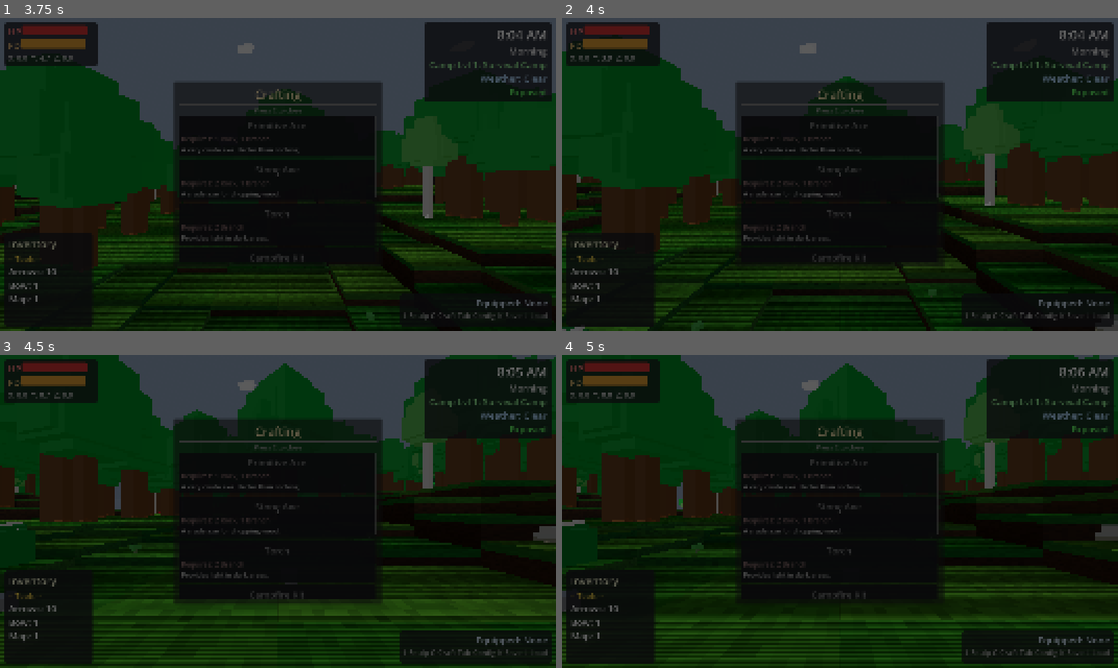
Above: before the commit, frames 1-4 (two rows, left to right).
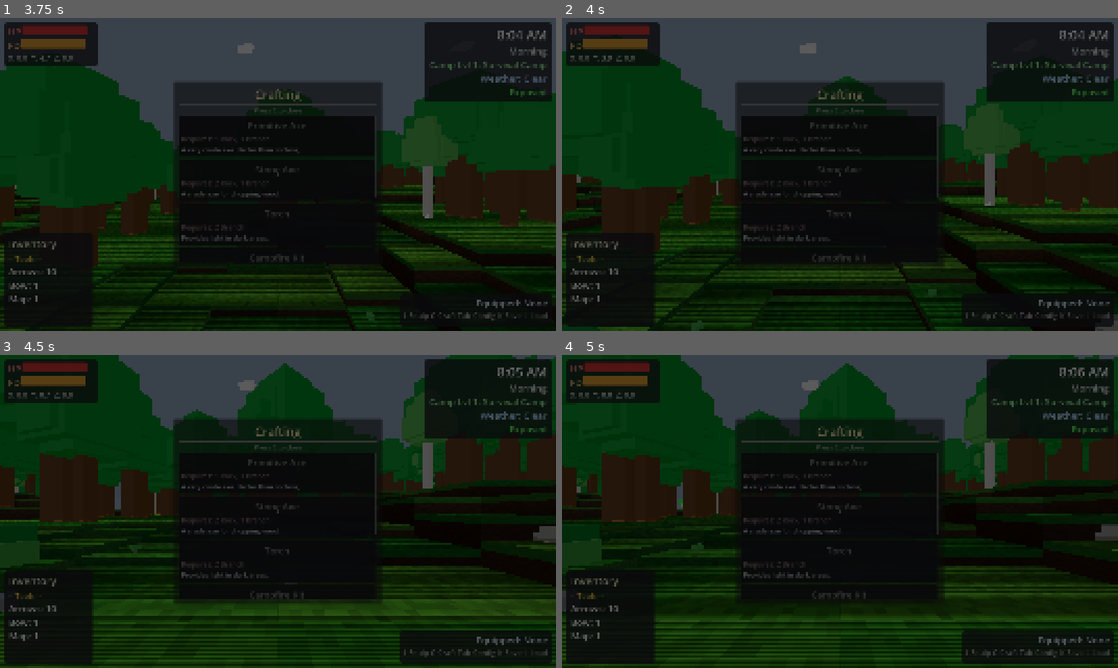
Above: after the commit, the same moments.

Repository: adchamberlain/into-the-wild
Game: Godot game, scene res://scenes/main.tscn
Same seed, same stepped clock (60 frames per second), same inputs: the game is played once before the commit and once after it.
Inputs (mouse positions are in pixels of both pictures, inside the frame that each line leads up to):
- Up to frame 1 (3.75 s): tap Enter at 0.5, 2 s; move the mouse to (305, 174) at 0.52 s; hold F (eat) 0.53-1.28 s; hold W (move_forward) 0.53-3.53 s; click (305, 174) at 0.67 s; tap Space (jump) at 0.77, 1.07, 1.25, 1.52, 1.82, 3.02, 3.32 s; move the mouse to (250, 174) at 1.27 s; tap E (interact) at 1.35 s; move the mouse to (289, 168) at 2.02 s; hold M (move_structure) 2.03-2.78 s; move the mouse to (272, 180) at 2.77 s; tap C (open_crafting) at 2.85 s; click (272, 180) at 2.92 s; move the mouse to (444, 221) at 3.52 s; hold A (move_left) from 3.53 s (still down); hold Shift (sprint) from 3.53 s (still down)
- Up to frame 2 (4 s): keep holding A (move_left); keep holding Shift (sprint); tap Space (jump) at 3.77 s
- Up to frame 3 (4.5 s): tap Space (jump) at 4.07 s; release A (move_left) at 4.25 s; release Shift (sprint) at 4.25 s; drag from (111, 464) to (194, 433) at 4.27 s
- Up to frame 4 (5 s): no input

Frame 1 is identical in both runs. In frame 2, less than 0.1% of the frame differs, in the area x 0-7%, y 98-100%; in frame 3, 0.1%; in frame 4, 0.1%, in the area x 0-8%, y 52-68%.

Commit message:
Shrink bush blossoms and distribute across all sides
Blossoms reduced to 0.06-0.1 (from 0.12-0.22), spread across full
bush height (0.15-0.95x) instead of just the top. Color changed to
soft pink-white to match real manzanita flowers.

Co-Authored-By: Claude Opus 4.6 <noreply@anthropic.com>

Diff:
--- a/scripts/world/terrain_chunk.gd
+++ b/scripts/world/terrain_chunk.gd
@@ -130,7 +130,7 @@
 static func _get_blossom_material() -> StandardMaterial3D:
 	if not _blossom_mat:
 		_blossom_mat = StandardMaterial3D.new()
-		_blossom_mat.albedo_color = Color(0.95, 0.92, 0.88)  # Warm white
+		_blossom_mat.albedo_color = Color(0.95, 0.85, 0.88)  # Soft pink-white
 	return _blossom_mat
 
 
@@ -1664,21 +1664,21 @@
 		)
 		bush.add_child(box)
 
-	# Scatter white blossoms on top and edges of the bush
-	var num_blossoms: int = rng.randi_range(6, 12)
+	# Scatter small white blossoms across all sides of the bush
+	var num_blossoms: int = rng.randi_range(8, 14)
 	for b: int in range(num_blossoms):
 		var blossom: MeshInstance3D = MeshInstance3D.new()
 		var blossom_mesh: BoxMesh = BoxMesh.new()
-		var bsize: float = rng.randf_range(0.12, 0.22)
-		blossom_mesh.size = Vector3(bsize, bsize * 0.5, bsize)
+		var bsize: float = rng.randf_range(0.06, 0.1)
+		blossom_mesh.size = Vector3(bsize, bsize * 0.6, bsize)
 		blossom.mesh = blossom_mesh
 		blossom.material_override = _get_blossom_material()
-		# Place on top surface and outer edges so they're visible
+		# Distribute across the bush surface at all heights
 		var angle: float = rng.randf() * TAU
-		var radius: float = base_size * rng.randf_range(0.2, 0.6)
+		var radius: float = base_size * rng.randf_range(0.3, 0.55)
 		blossom.position = Vector3(
 			cos(angle) * radius,
-			base_size * rng.randf_range(0.7, 1.1),
+			base_size * rng.randf_range(0.15, 0.95),
 			sin(angle) * radius
 		)
 		blossom.rotation.y = rng.randf() * TAU
